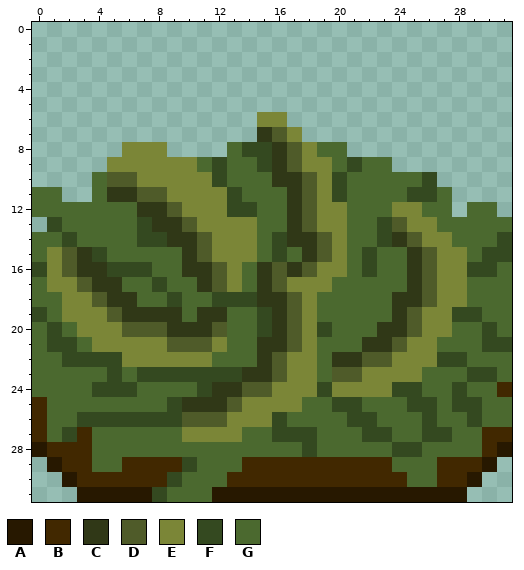
Pixel-art sprite -- Content/Ingredient/mushroomOnionSalad.png. The picture above was drawn from the file before the commit.
The file is 32x32 pixels.
Palette (. is transparent): A #271800  B #412800  C #303817  D #4f5b29  E #7b8637  F #344920  G #4b692f
Pixels before, first column x 0:
 6 ...............EE...............
 7 ...............CDE..............
 8 ......EEE....GFFCDEGG...........
 9 .....EEEEEEGFGGFCDEEGFGG........
10 ....GDDEEEEEFGGGCCDEFGGGGGF.....
11 GG..GCCDDEEEEFGGGCDEFGGGGFFG....
12 GGGGGGGCCDEEEFFGGCDEEGGGEEGG.GG.
13 .FGGGGGFCCDEEEEGGCDEEGGFDEEGGGGG
14 GGFGGGGFFCCDEEEGFCCDEGGFCDEEGGGF
15 GEDCFGGGGGCDEEEGFGCDEGFGGCDEEGFF
16 FEDCCFFFGGCCDEGCDCDEEGFGGCDEEFFG
17 GEEDCCGGFGGCDEGCDEEEGGGGGCDEEGGG
18 GGEEDCCGGFGGFFFCCDEGGGGGCCDEEGGG
19 FGEEEDCCCCGCCGGFCDEGGGGGCDEEFFGG
20 GFGEEEDDDCCCDGGFCDEFGGGCCDEEGGFG
21 GFFGEEEEEDDDEGGCCDEGGGCCDEEGGGFF
22 GGFFFFEEEEEEGGGCDEEGCCDDEEEFFGGG
23 GGGGGFGFFFFFFFCCDEEGDDEEEEGGGFFG
24 GGGGFFFGGGGFCCDDEEEFEEEEFFGGFGGB
25 BGGGGGGGGFCCCDEEEEGGFFGGGFFGFFGG
26 BGGFFFFFFFDDDEEEFGGGGFFGGGFGGFGG
27 BGFBGGGGGGEEEEGGFFFGGGFFGGFFGGBB
28 ABBBGGGGGGGGGGGGGGFGGGGGFFGGGGBA
29 .ABBGGBBBBFGGGBBBBBBBBBBGGGBBBA.
30 ..ABBBBBBFGGGBBBBBBBBBBBBGGBBA..
31 ...AAAAAFGGGAAAAAAAAAAAAAAAAA...
After:
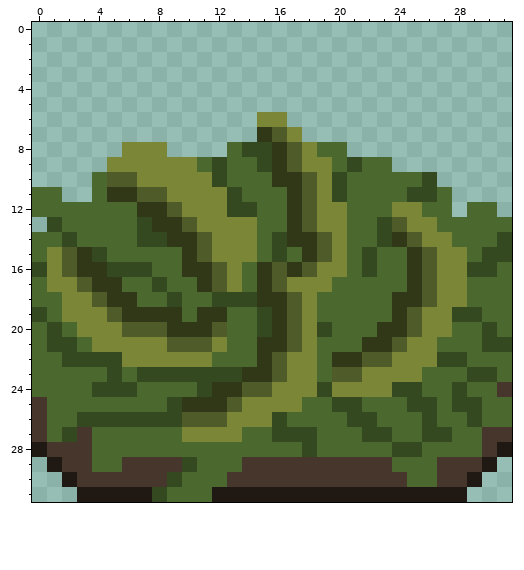
Change:
colour A: #271800 -> #201812
colour B: #412800 -> #46362b
Pixel boxes of the changes (left, top, right, bottom) in both pictures:
changed: (32, 382, 512, 502)
